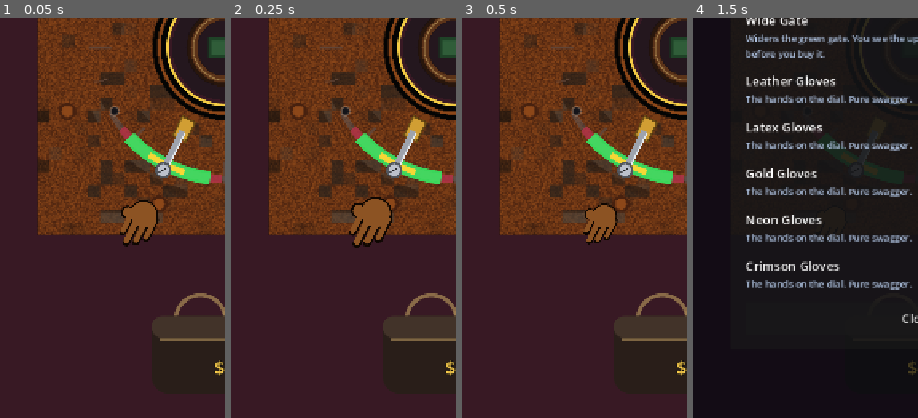
Above: before the commit, frames 1-4 (left to right).
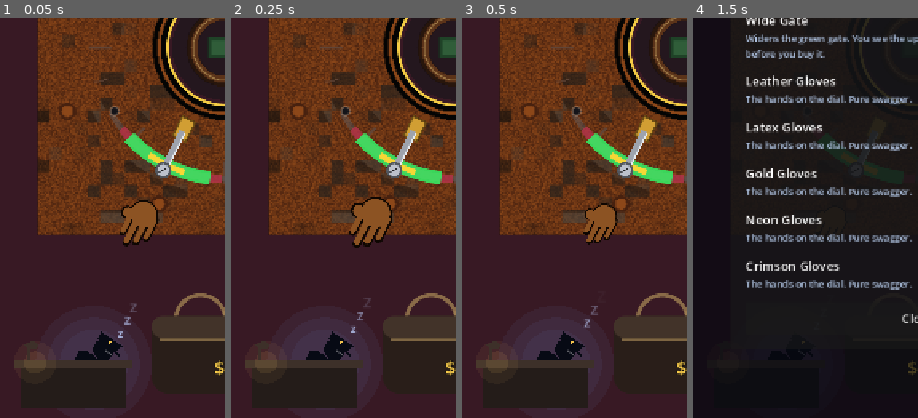
Above: after the commit, the same moments.

Repository: AvareGameStudio/loop-engine
Game: Godot game, scene res://scenes/Main.tscn
Two runs of this game, one before a commit and one after it. Both use one fixed random seed, a clock stepped at 60 frames per second and the inputs below.
Inputs (mouse positions are % of the whole screen's width and height, from its top left):
- Up to frame 1 (0.05 s): no input
- Up to frame 2 (0.25 s): no input
- Up to frame 3 (0.5 s): no input
- Up to frame 4 (1.5 s): click "Market" at 0.5 s; tap Enter at 1.25 s; move the mouse to (72, 45) at 1.27 s; press the mouse at (72, 45) at 1.28 s
The pictures show only the part of the screen within x 0-50%, y 42-92%; the shares and areas given below are measured in that part.

The runs differ from the first frame. In frame 1, 4.4% of the frame differs, in the area x 6-63%, y 71-98%; in frame 2, 4.4%; in frame 3, 4.4%, in the area x 6-63%, y 72-98%; in frame 4, less than 0.1%.

Commit message:
Show the guard: he dozes at a desk and wakes one step per strike
The alarm was three lamps and a light spill, which never reads in the
first three seconds or in an ad. A silhouette guard now sits bottom-left:
asleep with Zzz, head up with a "!" on strike 1, standing with a
flashlight sweeping the dial on strike 2, stepped out with the beam
locked on the dial on strike 3. Heist 1 looks up and dozes off again.

Co-Authored-By: Claude Opus 5.5 <noreply@anthropic.com>

Diff:
--- a/scripts/world/Guard.gd
+++ b/scripts/world/Guard.gd
@@ -1,55 +1,231 @@
 class_name Guard
 extends Node2D
-## Threat is light, not a person. Strike 1 spills red off the left edge.
-## Strike 2 drops a cold spotlight from above the screen. Strike 3 leaves the
-## strobe to Juice. Heist 1 cuts the light on the third miss: no bust, no beam.
+## The threat is a person you read in one glance. A guard dozes at a desk in the
+## bottom-left corner, and every strike wakes him one step further:
+## 0 asleep (Zzz) · 1 head up, eyes open · 2 on his feet, flashlight sweeping the dial ·
+## 3 stepped out from the desk, beam locked on the dial (Juice runs the strobe).
+## Heist 1 never catches: on the third strike he looks up, then dozes off again.
 
 const SPILL := Color(0.95, 0.08, 0.1, 0.28)
-const SPOT := Color(1.0, 0.92, 0.55, 0.22)
-const SPOT_HARD := Color(1.0, 0.92, 0.55, 0.40)
-
+const BEAM := Color(1.0, 0.92, 0.55, 0.14)
+const BEAM_HARD := Color(1.0, 0.92, 0.55, 0.32)
+const BODY := Color(0.03, 0.04, 0.08, 1.0)
+const BACKLIGHT := Color(0.45, 0.58, 0.9, 0.07)
+const DESK := Color(0.14, 0.11, 0.1, 1.0)
+const DESK_EDGE := Color(0.24, 0.19, 0.16, 1.0)
+const LAMP := Color(1.0, 0.78, 0.4, 1.0)
+const BADGE := Color(0.95, 0.76, 0.3, 1.0)
+const ALERT := Color(1.0, 0.86, 0.25, 1.0)
+const SNORE := Color(0.75, 0.82, 1.0, 1.0)
+
+## Pose keyframes in world space (camera centre 360, 560; the loot bag owns x 220–500 below the dial).
+## Origin is the guard's waist. Pose 0 slumps forward so the head rests on the desk.
+const POSE_POS: Array[Vector2] = [Vector2(120, 1048), Vector2(120, 1040), Vector2(124, 1000), Vector2(150, 985)]
+const POSE_ROT: PackedFloat32Array = [0.62, 0.0, 0.0, -0.05]
+const POSE_SCALE: PackedFloat32Array = [0.86, 0.92, 1.0, 1.2]
+const DESK_TOP := Rect2(24, 1000, 188, 14)
+const DESK_FRONT := Rect2(34, 1014, 168, 64)
+const SHOULDER := Vector2(22, -62)
+const HEAD := Vector2(0, -92)
+const HEAD_R: float = 20.0
+const ARM_LEN: float = 40.0
+## Heist 1, third strike: how long he stays up before dozing off again.
+const DOZE_DELAY: float = 0.8
+
+## 0..3, tweened between alarm levels. Fractions blend the keyframes.
+var _pose: float = 0.0
+var _pose_tween: Tween
+## 1 on a fresh strike, fades to 0: drives the "!" and the body punch.
+var _alert: float = 0.0
+var _alert_tween: Tween
 var _level: int = 0
-var _fade: float = 0.0
-var _fade_tween: Tween
+var _t: float = 0.0
 
 
 func _ready() -> void:
 	z_index = 1
+	# Overlays pause the tree; the beam keeps scanning behind the bribe popup.
+	process_mode = Node.PROCESS_MODE_ALWAYS
 	EventBus.alarm_changed.connect(_on_alarm)
-	EventBus.run_started.connect(func() -> void: _on_alarm(0, GameState.ALARM_MAX))
+	EventBus.run_started.connect(_on_run_started)
 	queue_redraw()
+
+
+func _process(delta: float) -> void:
+	# Real seconds, so hitstop does not freeze the snore.
+	_t += delta / maxf(Engine.time_scale, 0.001)
+	queue_redraw()
+
+
+func _on_run_started() -> void:
+	_level = 0
+	if _pose_tween:
+		_pose_tween.kill()
+	_pose = 0.0
+	_alert = 0.0
 
 
 func _on_alarm(level: int, _max_level: int) -> void:
 	var show: int = clampi(level, 0, 3)
-	# Heist 1 never catches. The third miss drops the light instead of a beam.
+	var rising: bool = show > 0 and show >= _level
+	_level = show
+	if rising:
+		_ping_alert()
+	if _pose_tween:
+		_pose_tween.kill()
+	_pose_tween = create_tween()
+	_pose_tween.set_ignore_time_scale(true)
+	if show <= 0:
+		# Alarm cleared (bribe or new run): he settles back at the desk.
+		_pose_tween.tween_method(_set_pose, _pose, 0.0, 0.6).set_trans(Tween.TRANS_SINE).set_ease(Tween.EASE_IN_OUT)
+		return
 	if show >= 3 and GameState.is_first_heist(GameState.current_stage):
-		show = 0
-	_level = show
-	var goal: float = 0.0 if show <= 0 else 1.0
-	if _fade_tween:
-		_fade_tween.kill()
-	_fade_tween = create_tween()
-	_fade_tween.set_ignore_time_scale(true)
-	_fade_tween.tween_method(_set_fade, _fade, goal, 0.18).set_trans(Tween.TRANS_QUAD).set_ease(Tween.EASE_OUT)
-
-
-func _set_fade(value: float) -> void:
-	_fade = value
-	queue_redraw()
+		# Heist 1 teaches the threat without the bust: up, look around, back to sleep.
+		_pose_tween.tween_method(_set_pose, _pose, 1.0, 0.3).set_trans(Tween.TRANS_BACK).set_ease(Tween.EASE_OUT)
+		_pose_tween.tween_interval(DOZE_DELAY)
+		_pose_tween.tween_method(_set_pose, 1.0, 0.0, 0.9).set_trans(Tween.TRANS_SINE).set_ease(Tween.EASE_IN_OUT)
+		return
+	_pose_tween.tween_method(_set_pose, _pose, float(show), 0.4).set_trans(Tween.TRANS_BACK).set_ease(Tween.EASE_OUT)
+
+
+func _set_pose(value: float) -> void:
+	_pose = clampf(value, 0.0, 3.0)
+
+
+func _ping_alert() -> void:
+	if _alert_tween:
+		_alert_tween.kill()
+	_alert = 1.0
+	_alert_tween = create_tween()
+	_alert_tween.set_ignore_time_scale(true)
+	_alert_tween.tween_property(self, "_alert", 0.0, 0.7).set_trans(Tween.TRANS_QUAD).set_ease(Tween.EASE_IN)
 
 
 func _draw() -> void:
-	if _level <= 0 or _fade <= 0.01:
+	var i: int = mini(floori(_pose), 2)
+	var f: float = _pose - float(i)
+	var pos: Vector2 = POSE_POS[i].lerp(POSE_POS[i + 1], f)
+	var rot: float = lerpf(POSE_ROT[i], POSE_ROT[i + 1], f)
+	# Strike punch: 1.18 → 1.0 as the alert fades.
+	var s: float = lerpf(POSE_SCALE[i], POSE_SCALE[i + 1], f) * (1.0 + 0.18 * _alert * _alert)
+	var awake: float = clampf(_pose * 2.0, 0.0, 1.0)
+	var standing: float = clampf(_pose - 1.0, 0.0, 1.0)
+	var out_front: bool = _pose >= 2.5
+
+	_draw_spill(clampf(_pose, 0.0, 1.0))
+	_draw_backlight(pos, rot, s)
+	if out_front:
+		_draw_desk()
+	_draw_body(pos, rot, s, awake, standing)
+	if not out_front:
+		_draw_desk()
+	var head: Vector2 = pos + HEAD.rotated(rot) * s
+	if standing > 0.0:
+		_draw_flashlight(pos, rot, s, standing)
+	_draw_snore(head, 1.0 - awake)
+	_draw_alert(head, s)
+
+
+## Left-edge red spill: the first sign that something is wrong.
+func _draw_spill(amount: float) -> void:
+	if amount <= 0.01:
 		return
 	var spill := SPILL
-	spill.a *= _fade
-	# Left edge of the 720-wide portrait, in world space (camera sits at x=360).
+	spill.a *= amount
 	draw_rect(Rect2(0.0, -120.0, 72.0, 1500.0), spill)
-	if _level < 2:
-		return
-	var spot := SPOT_HARD if _level >= 3 else SPOT
-	spot.a *= _fade
-	draw_set_transform(Vector2(360.0, -40.0), 0.0, Vector2(210.0, 90.0))
-	draw_circle(Vector2.ZERO, 1.0, spot)
+
+
+## Cold halo behind the silhouette so the dark body reads on every wall colour.
+func _draw_backlight(pos: Vector2, rot: float, s: float) -> void:
+	var chest: Vector2 = pos + Vector2(0, -60).rotated(rot) * s
+	for k in 3:
+		draw_circle(chest, (64.0 + 22.0 * k) * s, BACKLIGHT)
+
+
+func _draw_desk() -> void:
+	draw_rect(DESK_FRONT, DESK)
+	draw_rect(DESK_TOP, DESK_EDGE)
+	# Desk lamp: warm pool on the top, the only light while he sleeps.
+	var base := Vector2(DESK_TOP.position.x + 22.0, DESK_TOP.position.y)
+	draw_circle(base + Vector2(10, 4), 34.0, Color(LAMP, 0.06))
+	draw_circle(base + Vector2(10, 4), 18.0, Color(LAMP, 0.1))
+	draw_line(base, base + Vector2(0, -26), DESK_EDGE, 3.0, true)
+	draw_colored_polygon(PackedVector2Array([
+		base + Vector2(-8, -24), base + Vector2(10, -32), base + Vector2(16, -20), base + Vector2(2, -16),
+	]), DESK_EDGE)
+
+
+func _draw_body(pos: Vector2, rot: float, s: float, awake: float, standing: float) -> void:
+	draw_set_transform(pos, rot, Vector2(s, s))
+	# Legs only show once he stands; behind the desk they are hidden anyway.
+	if standing > 0.0:
+		var leg_h: float = 62.0 * standing
+		draw_rect(Rect2(-22, 0, 17, leg_h), BODY)
+		draw_rect(Rect2(5, 0, 17, leg_h), BODY)
+	# Torso: broad shoulders, narrow waist.
+	draw_colored_polygon(PackedVector2Array([
+		Vector2(-36, -64), Vector2(-26, -72), Vector2(26, -72), Vector2(36, -64), Vector2(28, 2), Vector2(-28, 2),
+	]), BODY)
+	draw_circle(Vector2(-14, -48), 3.5, BADGE)
+	# Head and police cap, visor facing the dial.
+	draw_circle(HEAD, HEAD_R, BODY)
+	draw_colored_polygon(PackedVector2Array([
+		Vector2(-21, -102), Vector2(19, -102), Vector2(25, -118), Vector2(-23, -116),
+	]), BODY)
+	draw_colored_polygon(PackedVector2Array([
+		Vector2(4, -104), Vector2(32, -102), Vector2(30, -98), Vector2(4, -99),
+	]), BODY)
+	draw_circle(Vector2(1, -110), 3.0, BADGE)
+	# Eyes: closed slits while asleep, white dots once awake, wider when he is on you.
+	if awake < 0.5:
+		draw_line(Vector2(3, -93), Vector2(9, -92), Color(1, 1, 1, 0.35), 1.6, true)
+		draw_line(Vector2(12, -93), Vector2(18, -92), Color(1, 1, 1, 0.35), 1.6, true)
+	else:
+		var r: float = 2.4 + 1.0 * standing
+		draw_circle(Vector2(6, -93), r, Color(1, 1, 1, awake))
+		draw_circle(Vector2(15, -93), r, Color(1, 1, 1, awake))
 	draw_set_transform(Vector2.ZERO, 0.0, Vector2.ONE)
+
+
+## Pose 2 sweeps the dial; pose 3 locks on it.
+func _draw_flashlight(pos: Vector2, rot: float, s: float, amount: float) -> void:
+	var arena := get_parent().get_node_or_null("Arena") as Node2D
+	var centre: Vector2 = arena.position if arena else Vector2(360, 500)
+	var lock: float = clampf(_pose - 2.0, 0.0, 1.0)
+	var sweep := Vector2(sin(_t * 1.7) * 160.0, sin(_t * 1.1) * 70.0)
+	var jitter := Vector2(sin(_t * 9.0) * 6.0, cos(_t * 7.0) * 4.0)
+	var aim: Vector2 = centre + sweep.lerp(jitter, lock)
+	var shoulder: Vector2 = pos + SHOULDER.rotated(rot) * s
+	var dir: Vector2 = (aim - shoulder).normalized()
+	var hand: Vector2 = shoulder + dir * ARM_LEN * s
+	var perp := Vector2(-dir.y, dir.x)
+	var half: float = lerpf(70.0, 95.0, lock)
+	var beam: Color = BEAM.lerp(BEAM_HARD, lock)
+	beam.a *= amount
+	draw_colored_polygon(PackedVector2Array([
+		hand + perp * 5.0, aim + perp * half, aim - perp * half, hand - perp * 5.0,
+	]), beam)
+	draw_circle(aim, half, Color(beam, beam.a * 0.8))
+	draw_line(shoulder, hand, Color(BODY, amount), 11.0 * s, true)
+	draw_circle(hand, 7.0 * s, Color(LAMP, amount))
+
+
+func _draw_snore(head: Vector2, amount: float) -> void:
+	if amount <= 0.01:
+		return
+	var font: Font = ThemeDB.fallback_font
+	for k in 3:
+		var phase: float = fmod(_t * 0.6 + float(k) / 3.0, 1.0)
+		var at: Vector2 = head + Vector2(20.0 + phase * 30.0, -18.0 - phase * 60.0)
+		var size: int = int(18.0 + phase * 14.0)
+		draw_string(font, at, "z", HORIZONTAL_ALIGNMENT_LEFT, -1, size, Color(SNORE, amount * (1.0 - phase)))
+
+
+## "!" pops over the head on every strike.
+func _draw_alert(head: Vector2, s: float) -> void:
+	if _alert <= 0.01:
+		return
+	var font: Font = ThemeDB.fallback_font
+	var size: int = int(56.0 * (0.8 + 0.4 * _alert))
+	var at: Vector2 = head + Vector2(-10.0, -HEAD_R * s - 40.0 - 12.0 * (1.0 - _alert))
+	draw_string(font, at, "!", HORIZONTAL_ALIGNMENT_LEFT, -1, size, Color(ALERT, minf(1.0, _alert * 2.0)))
Not shown, changed: README.md
